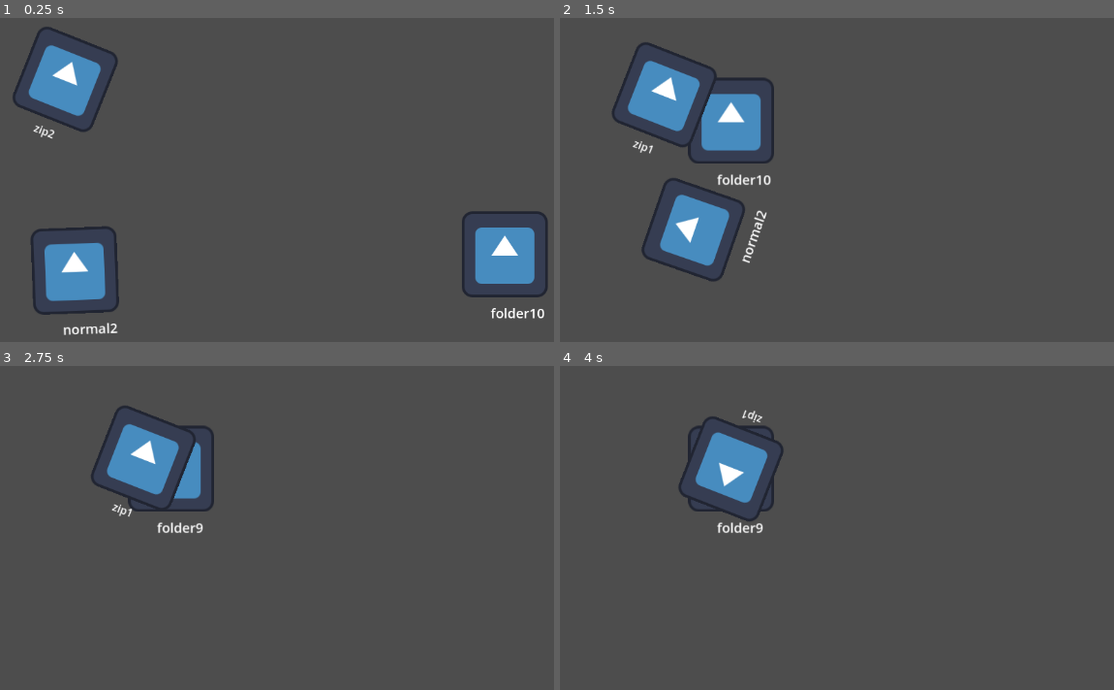
Above: before the commit, frames 1-4 (two rows, left to right).
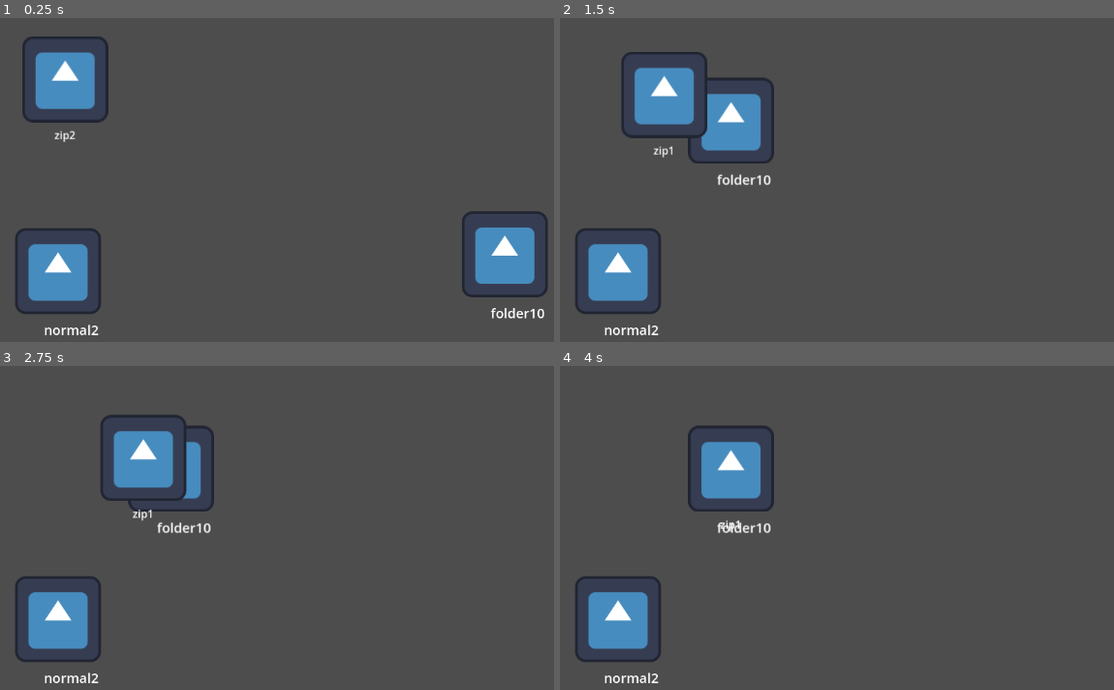
Above: after the commit, the same moments.

Repository: icheft524/Folder-Brawler
Game: Godot game, scene res://main.tscn
The game is run twice, just before and just after one commit, with the same random seed, the same clock (stepped at 60 frames per second) and the same inputs. The engine's default icon, where the game draws it, is replaced by a stand-in: a white triangle on a blue panel in a dark square.
Inputs (mouse positions are in pixels of both pictures, inside the frame that each line leads up to):
- Up to frame 1 (0.25 s): no input
- Up to frame 2 (1.5 s): drag from (1064, 254) to (632, 82) at 0.52 s; drag from (654, 92) to (687, 248) at 1.27 s
- Up to frame 3 (2.75 s): move the mouse to (144, 547) at 2.02 s; click (144, 547) at 2.17 s
- Up to frame 4 (4 s): drag from (870, 667) to (704, 456) at 2.77 s; move the mouse to (outside the picture) at 3.52 s; click (outside the picture) at 3.67 s

The runs differ from the first frame. In frame 1, 3.8% of the frame differs, in the area x 2-22%, y 2-98%; in frame 2, 6.6%, in the area x 2-38%, y 7-98%; in frame 3, 4.2%; in frame 4, 4.1%.

Commit message:
pls fix bug thx

Diff:
--- a/enemy/normal_file/normal_file.gd
+++ b/enemy/normal_file/normal_file.gd
@@ -5,16 +5,31 @@
 @export var hp = 2
 
 var mouse_in = false
+var target_position
+var direction
 
 
 func _ready():
 	pass
 
+func _physics_process(delta):
+	movement()
+
+func movement():
+	if target:
+		return
+	if target != null:
+		target_position = target.position
+		direction = ( target_position - self.position).normalized()
+		if direction.x > 0:
+			$Sprite2D.flip_h = true
+		elif direction.x < 0:
+			$Sprite2D.flip_h = false
+		velocity = Vector2(direction).rotated(rotation) * speed * 1
+		move_and_slide()
+
+
 func _process(delta):
-	target = %folder
-
-	look_at(target.global_position)
-	position += transform.x * speed * delta
 	dead()
 
 	$hp.text = "normal" + str(hp)
--- a/enemy/zip_file/zip_file.gd
+++ b/enemy/zip_file/zip_file.gd
@@ -5,12 +5,27 @@
 @export var hp = 2
 
 var mouse_in = false
+var target_position
+var direction
 
 const normal_file = preload("res://enemy/normal_file/normal_file.tscn")
 
+
+func _physics_process(delta):
+	movement()
+
+func movement():
+	target_position = target.position
+	direction = ( target_position - self.position).normalized()
+	if direction.x > 0:
+		$Sprite2D.flip_h = true
+	elif direction.x < 0:
+		$Sprite2D.flip_h = false
+	velocity = Vector2(direction).rotated(rotation) * speed * 1
+	move_and_slide()
+
+
 func _process(delta):
-	look_at(target.global_position)
-	position += transform.x * speed * delta
 	dead()
 
 	$hp.text = "zip" + str(hp)
